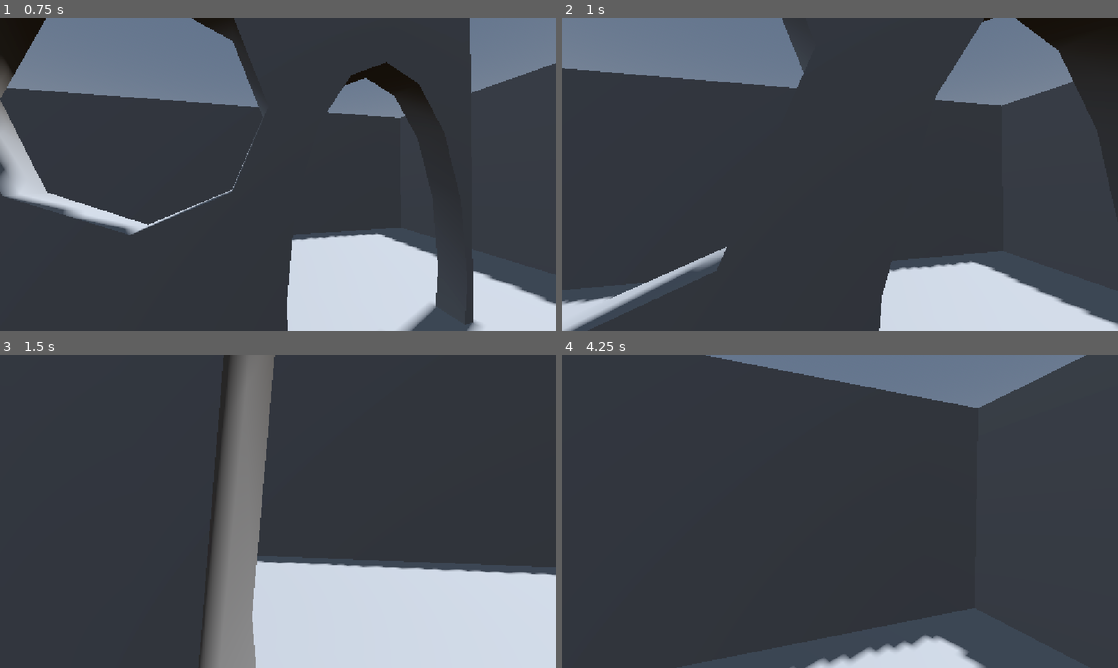
Above: before the commit, frames 1-4 (two rows, left to right).
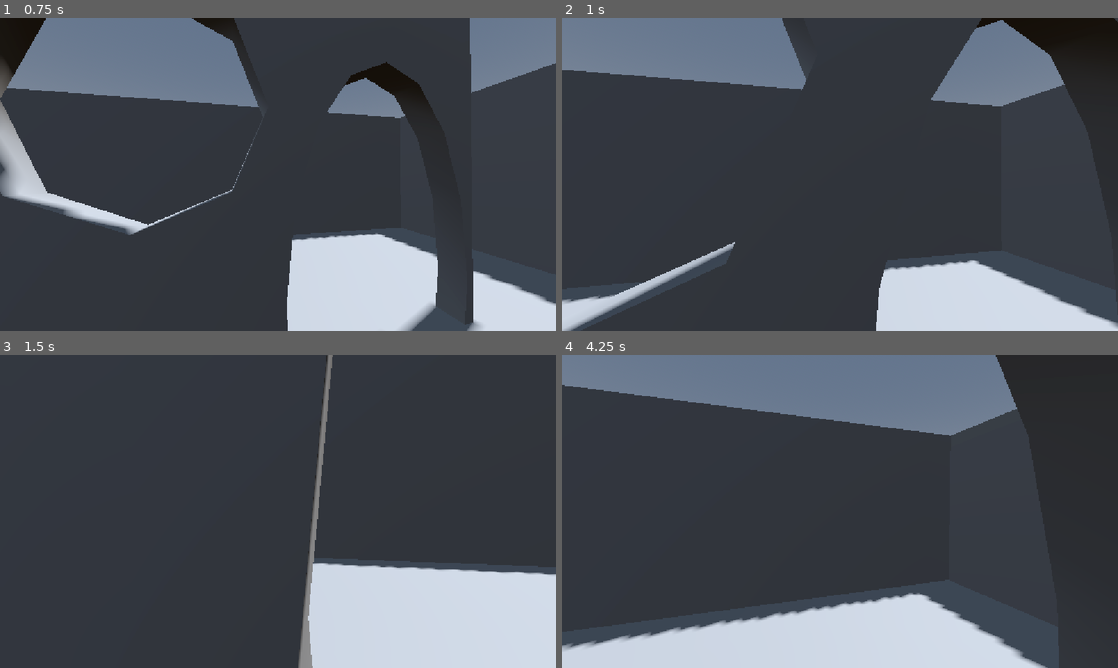
Above: after the commit, the same moments.

Repository: Mclorl/Basic-Camera-and-Movement
Game: Godot game, scene res://scene/main.tscn
The game is run twice, just before and just after one commit, with the same random seed, the same clock (stepped at 60 frames per second) and the same inputs.
Inputs (mouse positions are in pixels of both pictures, inside the frame that each line leads up to):
- Up to frame 1 (0.75 s): tap Enter (ui_accept) at 0.5 s; move the mouse to (305, 174) at 0.52 s; hold W (Forward) from 0.53 s (still down); hold Shift (Shift) from 0.53 s (still down)
- Up to frame 2 (1 s): keep holding W (Forward); keep holding Shift (Shift); tap Enter (ui_accept) at 0.77 s; right-click (867, 174) at 0.8 s
- Up to frame 3 (1.5 s): keep holding W (Forward); move the mouse to (250, 511) at 1.27 s; release Shift (Shift) at 1.28 s; right-click (250, 511) at 1.35 s
- Up to frame 4 (4.25 s): keep holding W (Forward); tap Enter (ui_accept) at 1.52, 3.02, 3.77 s; tap Shift (Shift) at 1.55, 3.05 s; move the mouse to (851, 505) at 2.02 s; hold Shift (Shift) 2.03-2.78 s; right-click (851, 505) at 2.3 s; move the mouse to (834, 517) at 2.77 s; right-click (834, 517) at 2.85 s; move the mouse to (878, 514) at 3.52 s; hold Shift (Shift) from 3.53 s (still down); right-click (878, 514) at 3.8 s

Frame 1 is identical in both runs. In frame 2, 2.0% of the frame differs, in the area x 0-100%, y 0-100%; in frame 3, 12%; in frame 4, 26%.

Commit message:
When zooming in the player cannot sprint

Diff:
--- a/Scripts/camera_controller.gd
+++ b/Scripts/camera_controller.gd
@@ -51,9 +51,12 @@
 	if Input.is_action_pressed("Zoom-In"):
 		# camera.fov = FOV_ZOOM_IN
 		camera.fov = lerp(camera.fov, FOV_ZOOM_IN, delta * 10.0)
+		player.sprint_available = false
 	elif !Input.is_action_pressed("Backward"):
 		var velocity_clamped: float = clamp(player.velocity.length(), 0.0, player.speed * 2)
 		var target_fov: float = BASE_FOV + (FOV_CHANGE * velocity_clamped)
 		camera.fov = lerp(camera.fov, target_fov, delta * 8.0)
+		player.sprint_available = true
 	else:
 		camera.fov = lerp(camera.fov, BASE_FOV, delta * 8.0)
+		player.sprint_available = true
--- a/Scripts/player_controller.gd
+++ b/Scripts/player_controller.gd
@@ -10,7 +10,8 @@
 
 var jump_buffer: bool = false
 var jump_available: bool = true
-var speed = WALK_SPEED
+var sprint_available: bool = true
+var speed: float = WALK_SPEED
 
 @onready var camera_controller_anchor: Marker3D = $Camera_Controller_Anchor
 
@@ -38,7 +39,7 @@
 	# As good practice, you should replace UI actions with custom gameplay actions.
 
 	# Sprint speed
-	speed = SPRINT_SPEED if Input.is_action_pressed("Shift") else WALK_SPEED
+	speed = SPRINT_SPEED if Input.is_action_pressed("Shift") && sprint_available == true else WALK_SPEED
 
 	var input_dir: Vector2 = Input.get_vector("Left", "Right", "Forward", "Backward")
 
